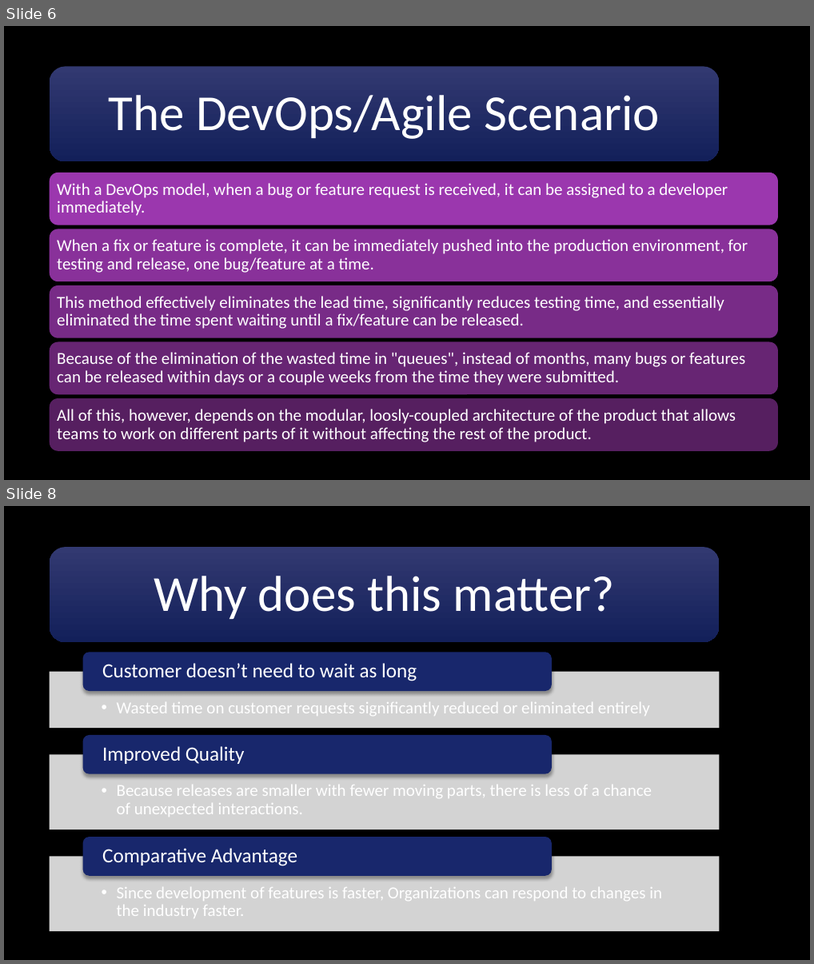
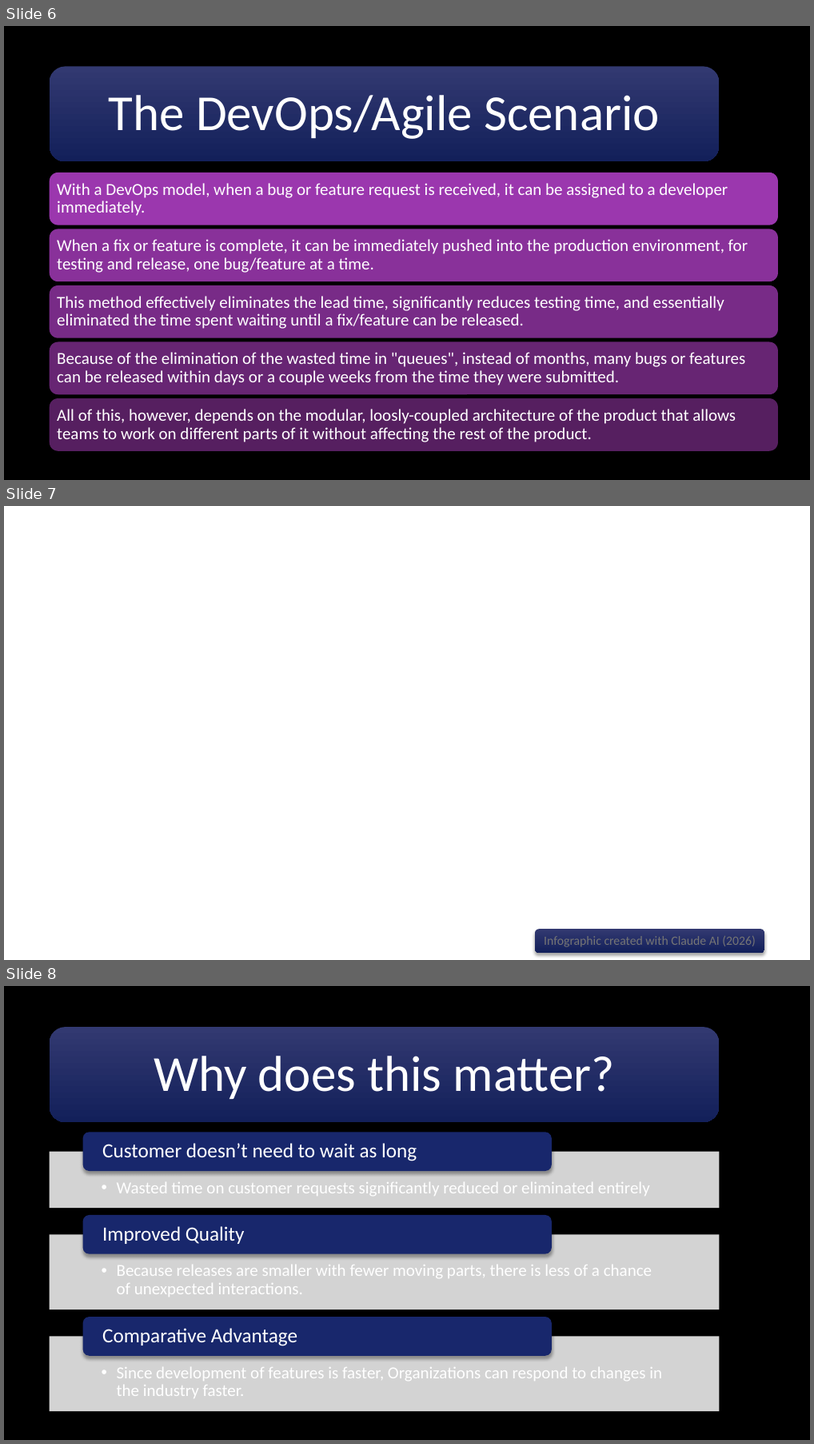
Before and after one commit to BobbyJoeCool/CSD-380, a slide deck: Module-1/Assignment 1.2.pptx. Shown one above the other, each under a label of ours: slides 6 and 8 before the commit, slides 6, 7 and 8 after it; the slides between them are not shown. The pictures are 814x964 and 814x1444 pixels, drawn with LibreOffice and Linux fonts; fonts in the diff are those of the drawing; background and template pictures are left out. Boxes give left, top, right and bottom in pixels: in the first picture for what was removed or moved away, otherwise in the second. Text is boxed around its words. In the diff, an @@ line names an element or a change of style, - is before the commit and + after.

```diff
--- a/Module-1/Assignment 1.2.pptx
+++ b/Module-1/Assignment 1.2.pptx
@@ slide 7 added at box(4, 506, 810, 960), background picture (left out) @@
@@ rounded rectangle added at box(536, 929, 766, 952), fill gradient #333A72 to #14205A @@
@@ text added at box(544, 936, 755, 947), 15 pt, text #767676 @@
+Infographic created with Claude AI (2026)
```
Also in this commit, not shown: 3 slides changed, 1 slide removed, 4 other files.
